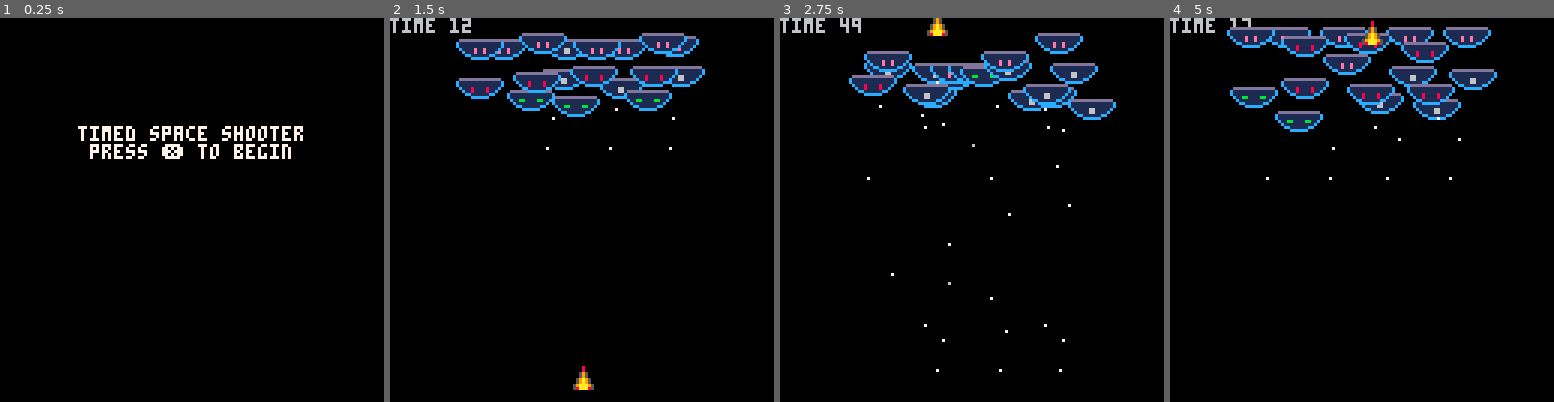
Above: before the commit, frames 1-4 (left to right).
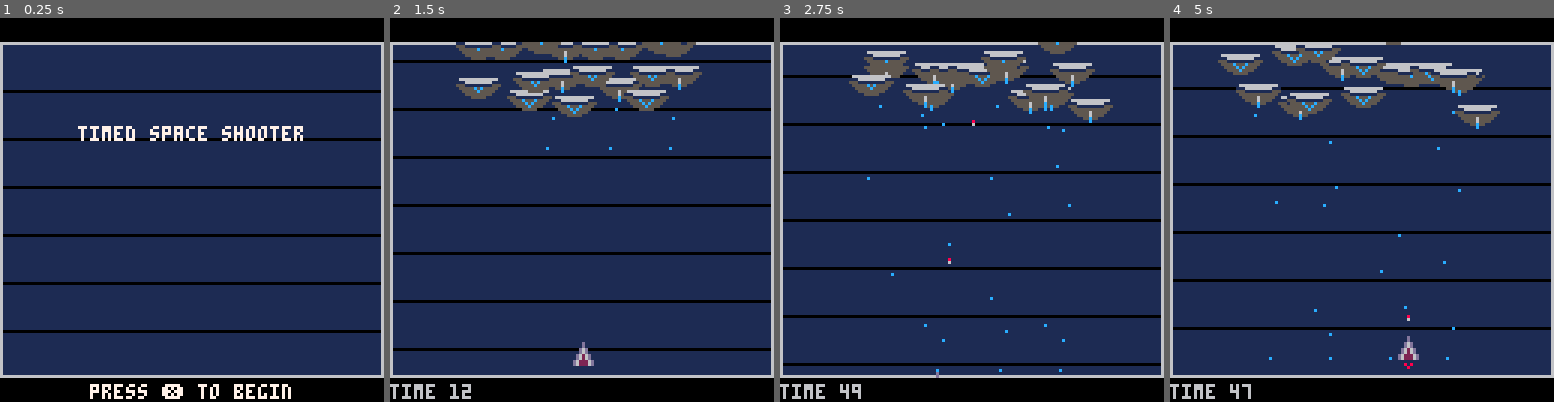
Above: after the commit, the same moments.

Repository: adam-sporka/pico-8-projects
Game: PICO-8 cartridge games/space-shooter/space-shooter.p8
The game is run twice, just before and just after one commit, with the same random seed, the same clock (stepped at 60 frames per second) and the same inputs.
Inputs:
- Up to frame 1 (0.25 s): no input
- Up to frame 2 (1.5 s): tap O (Z key) at 0.33, 0.7, 1.43 s; tap X (X key) at 1.07 s
- Up to frame 3 (2.75 s): hold Left 1.97-2.37 s; tap X (X key) at 2.07, 2.4, 2.73 s; tap O (Z key) at 2.22 s; hold Down from 2.42 s (still down)
- Up to frame 4 (5 s): release Down at 2.82 s; hold Right 2.87-3.53 s; tap X (X key) every 0.33 s from 3.07 to 4.73 s; tap O (Z key) at 3.1, 3.98, 4.87 s; hold Up 3.58-4.08 s; hold Right 4.13-4.53 s; hold Down from 4.58 s (still down)

The runs differ from the first frame. In frame 1, 83% of the frame differs, in the area x 0-100%, y 6-100%; in frame 2, 83%; in frame 3, 83%; in frame 4, 84%, in the area x 0-100%, y 0-100%.

Commit message:
Timed Space Shooter -- music jingles; improved graphics

Diff:
--- a/games/space-shooter/space-shooter.p8
+++ b/games/space-shooter/space-shooter.p8
@@ -6,6 +6,7 @@
 ph=0
 px=64
 py=120
+pt=0
 game=0
 f=0
 best=999
@@ -26,7 +27,7 @@
 		spawn(x,20,0)
 	end
 	px=64
-	py=120
+	py=112
 	game=1
 	f=0
 end
@@ -34,6 +35,7 @@
 function win_game()
 	game=2
 	stopped=f
+	music(0)
 	if (stopped<best) best=stopped
 end
 ----------------
@@ -83,18 +85,24 @@
 end
 ----------------
 function update_player()
-	if (btn(0)) px-=1
-	if (btn(1)) px+=1
-	if (btn(2)) py-=1
-	if (btn(3)) py+=1
-	px=px%128
-	py=py%128
+	vx=0 vy=0
+	if (btn(0)) vx=-1
+	if (btn(1)) vx=1
+	if (btn(2)) vy=-1
+	if (btn(3)) vy=1
+	px=(px+vx)%128
+	py=(py+vy)%128
+	if abs(vx)+abs(vy)>0 then
+		pt+=1
+	else
+		pt=0
+	end
 	if btnp(4) then
 	 spawn(px,py,2)
 	 sfx(2)
 	end
 	if detect_player_collisions() then
-		sfx(1)
+		music(1)
 		game=3
 	end
 end
@@ -152,9 +160,13 @@
 end
 
 -->8
+lt=0
 ----------------
 function draw_player()
-	spr(48,px-4,py-4)
+	spr(8,px-4,py-4)
+	if pt>0 then
+		spr(9+pt%2,px-4,py+4)
+	end
 end
 ----------------
 function draw_all()
@@ -169,34 +181,48 @@
 		spr(17,t.x,t.y-4)
 		spr(32+t.p*4,t.x-4,t.y-4)
 	elseif t.t==1 then
-		pset(t.x,t.y,7)
+		pset(t.x,t.y,12)
 	elseif t.t==2 then
-		pset(t.x,t.y,6)
-	end
+		pset(t.x,t.y,8)
+		pset(t.x,t.y+1,6)
+	end
+end
+----------------
+function draw_cover()
+	?"timed space shooter",26,36,7
+	?"press ❎ to begin",30,122,7
 end
 ----------------
 function draw_game()
-	?"time "..f,0,0,6
+	?"time "..f,0,122,6
+	clip(0,8,128,112)
 	draw_all()
 	draw_player()
-end
-----------------
-function draw_cover()
-	?"timed space shooter",26,36,7
-	?"press ❎ to begin",30,42,7
 end
 ----------------
 function draw_win()
 	s="victory in "..stopped.." frames"
 	?s,64-#s*2,36,7
+	?"press ❎ to restart",26,122,7
 end
 ----------------
 function draw_loss()
 	?"game over",46,36,7
+	?"press ❎ to restart",26,122,7
+end
+----------------
+function draw_grid()
+	for y=lt%16,128,16 do
+		line(0,y,128,y,0)
+	end
 end
 ----------------
 function _draw()
 	cls()
+	rectfill(0,8,128,119,1)
+	lt+=1
+	draw_grid()
+	rect(0,8,127,119,6)
 	if (game==0) draw_cover()
 	if (game==1) draw_game()
 	if (game==2) draw_win()
Not shown, changed: 28 lines of the sprite sheet (__gfx__) section of games/space-shooter/space-shooter.p8
Not shown, changed: the music (__music__) section of games/space-shooter/space-shooter.p8
Not shown, changed: the sound effects (__sfx__) section of games/space-shooter/space-shooter.p8
